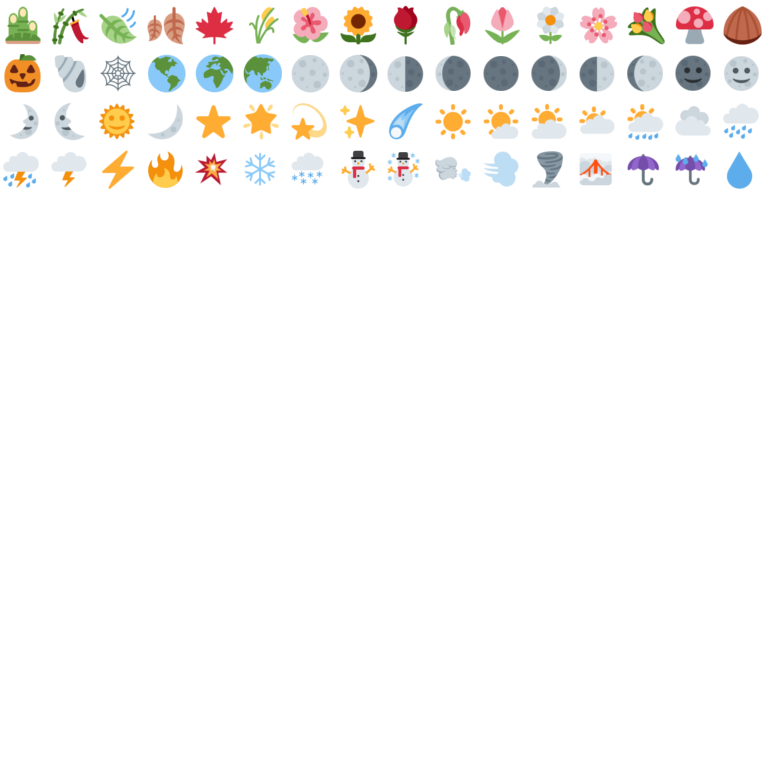
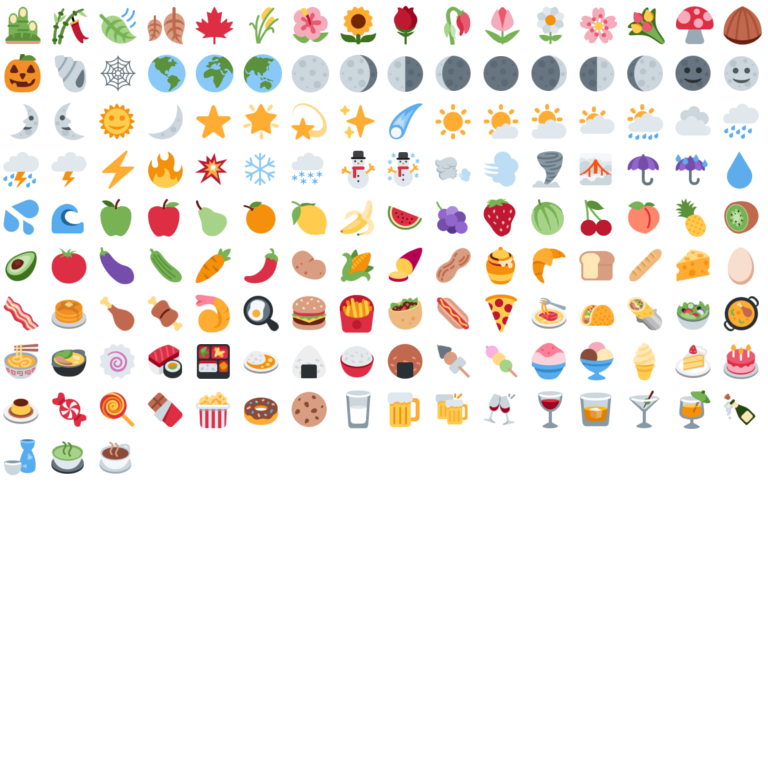
Two versions of the same layered image (w=768, h=768). Layer-by-layer changes:
added layer ":cookie:" above ":doughnut:" over (x1=291, y1=391, x2=327, y2=428)
added layer ":popcorn:" above ":chocolate_bar:" over (x1=195, y1=391, x2=231, y2=429)
added layer ":lollipop:" above ":candy:" over (x1=99, y1=391, x2=135, y2=427)
added layer ":candy:" above ":custard:" over (x1=51, y1=392, x2=87, y2=428)
added layer ":birthday:" above ":cake:" over (x1=723, y1=344, x2=759, y2=380)
added layer ":ice_cream:" above ":shaved_ice:" over (x1=579, y1=341, x2=614, y2=381)
added layer ":shaved_ice:" above ":dango:" over (x1=531, y1=342, x2=567, y2=381)
added layer ":rice_cracker:" above ":rice:" over (x1=387, y1=343, x2=423, y2=379)
added layer ":fish_cake:" above ":stew:" over (x1=99, y1=343, x2=135, y2=379)
added layer ":ramen:" above ":shallow_pan_of_food:" over (x1=3, y1=343, x2=39, y2=379)
added layer ":shallow_pan_of_food:" above ":green_salad:" over (x1=723, y1=296, x2=759, y2=332)
added layer ":fries:" above ":hamburger:" over (x1=339, y1=294, x2=375, y2=333)
added layer ":hamburger:" above ":fried_egg:" over (x1=291, y1=295, x2=327, y2=331)
added layer ":fried_egg:" above ":fried_shrimp:" over (x1=243, y1=295, x2=279, y2=332)
added layer ":fried_shrimp:" above ":meat_on_bone:" over (x1=195, y1=294, x2=231, y2=333)
added layer ":meat_on_bone:" above ":poultry_leg:" over (x1=147, y1=296, x2=183, y2=332)
added layer ":poultry_leg:" above ":pancakes:" over (x1=99, y1=296, x2=135, y2=332)
added layer ":peanuts:" above ":sweet_potato:" over (x1=435, y1=247, x2=471, y2=283)
added layer ":hot_pepper:" above ":carrot:" over (x1=243, y1=248, x2=279, y2=284)
added layer ":carrot:" above ":cucumber:" over (x1=195, y1=247, x2=232, y2=284)
added layer ":eggplant:" above ":tomato:" over (x1=99, y1=247, x2=135, y2=285)
added layer ":tomato:" above ":avocado:" over (x1=51, y1=247, x2=87, y2=284)
…and 61 more changes (61 added)
